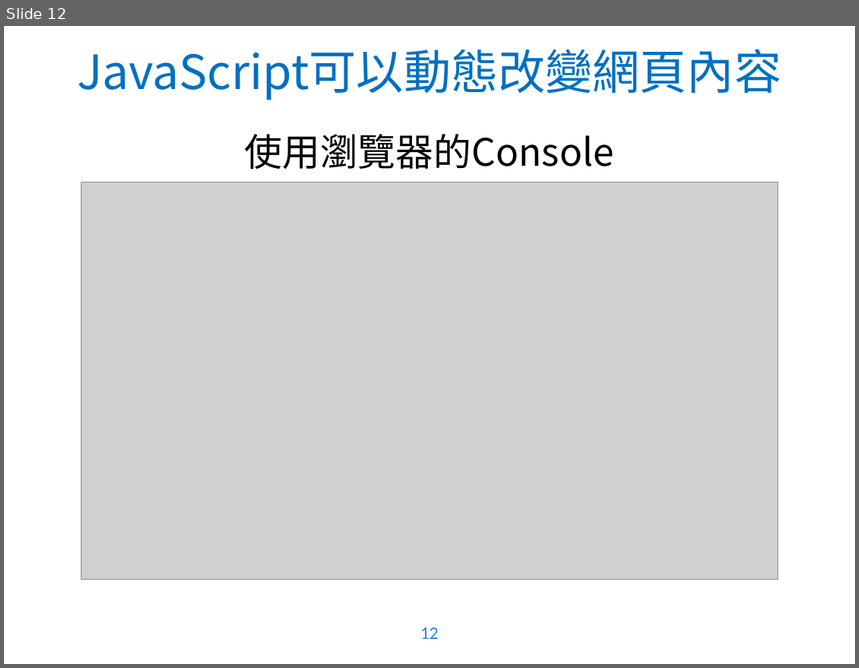
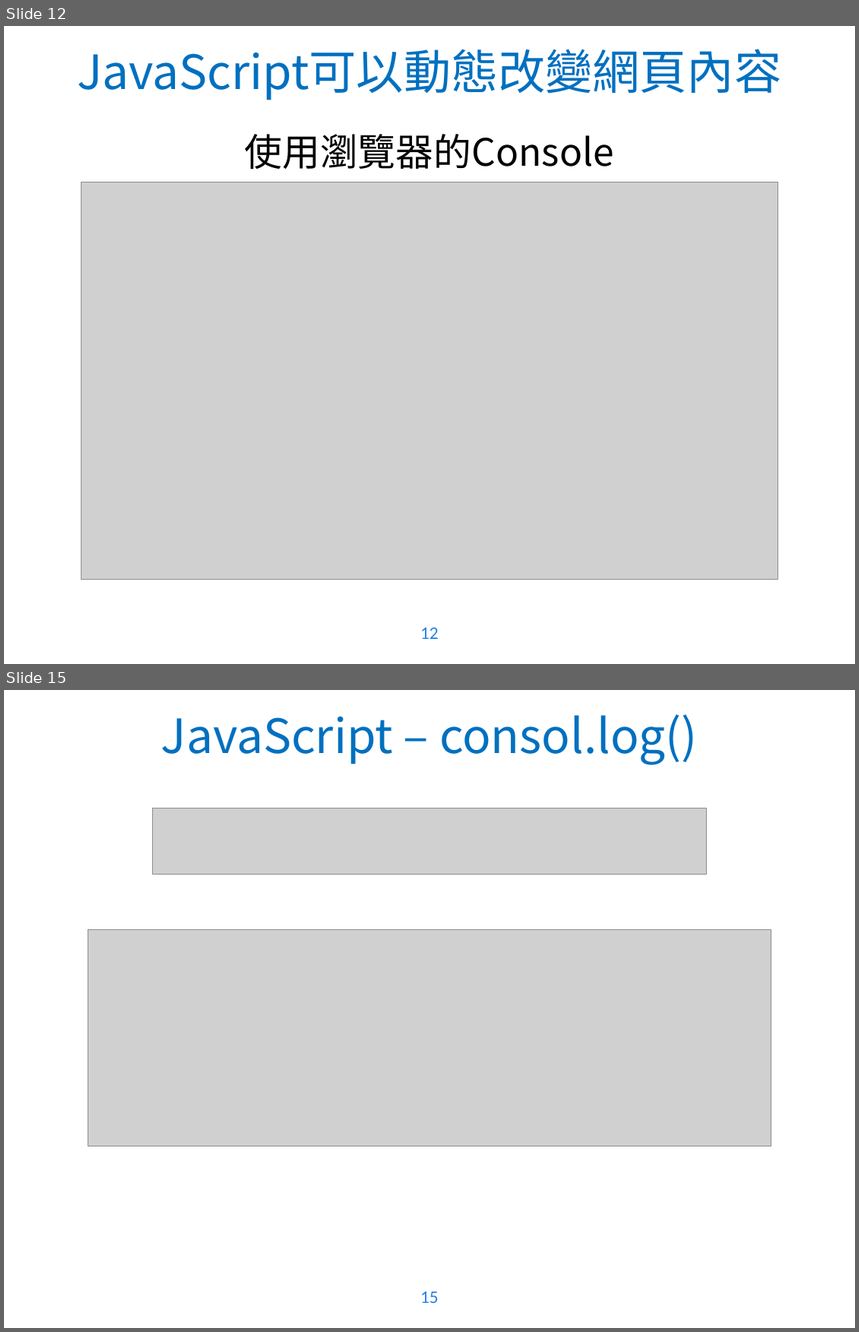
Before and after one commit to WaRTanKE7/WebClubData, a slide deck: 教學簡報/JavaScript - 1.pptx. Shown one above the other, each under a label of ours: slide 12 before the commit, slides 12 and 15 after it; the slides between them are not shown. The pictures are 859x668 and 859x1332 pixels, drawn with LibreOffice and Linux fonts; fonts in the diff are those of the drawing; grey boxes stand for pictures; background and template pictures are left out. Boxes give left, top, right and bottom in pixels: in the first picture for what was removed or moved away, otherwise in the second. Text is boxed around its words. In the diff, an @@ line names an element or a change of style, - is before the commit and + after.

```diff
--- a/教學簡報/JavaScript - 1.pptx
+++ b/教學簡報/JavaScript - 1.pptx
@@ slide 15 added at (4, 690, 855, 1328), background picture (left out); not listed: 1 template element that a slide beside it also shows @@
@@ title added at (161, 714, 698, 764), 40 pt, text #0070C0 @@
+JavaScript – consol.log()
@@ picture added at (153, 809, 706, 875) @@
@@ picture added at (88, 930, 772, 1146) @@
```
Also in this commit, not shown: 3 slides changed, 2 other slides added, 1 slide removed.
